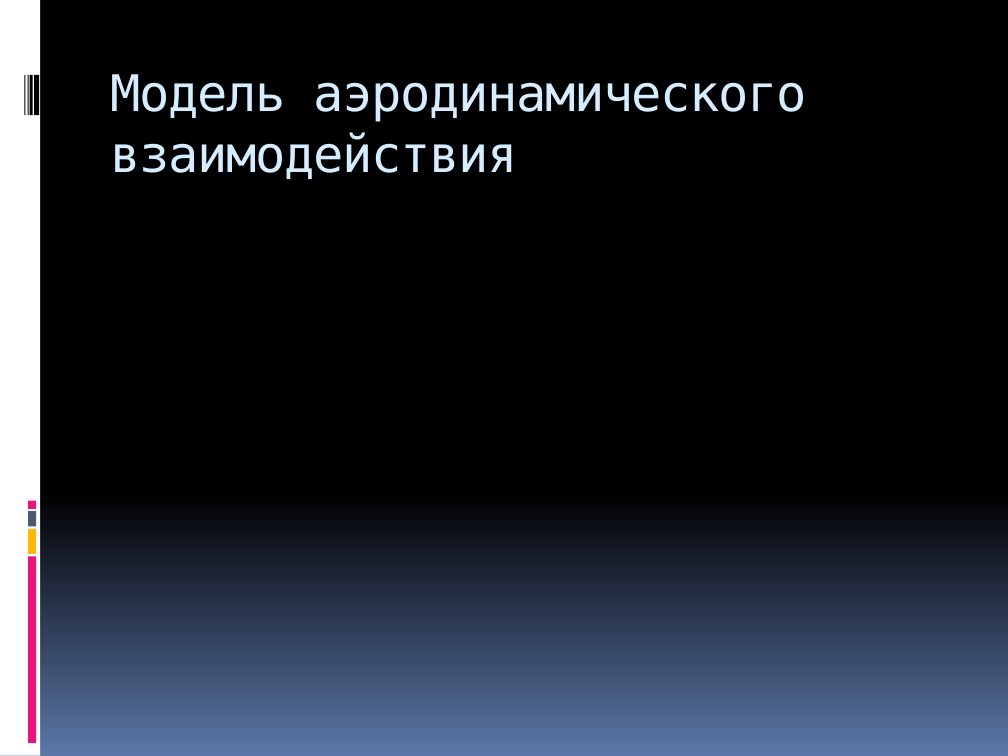
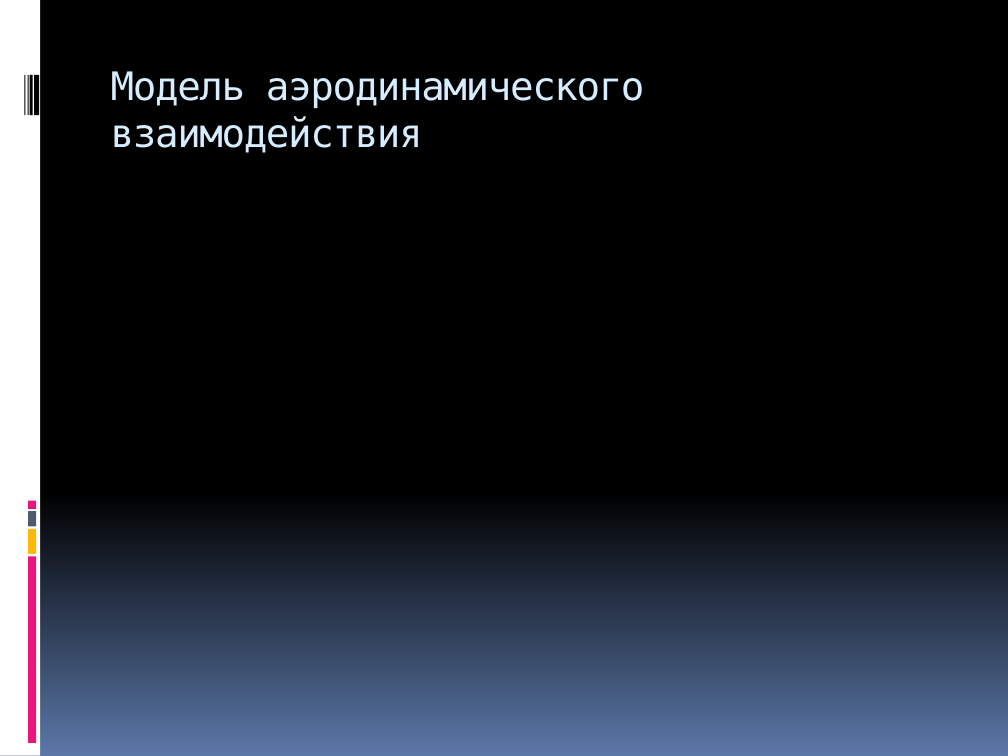
Before and after one commit to Jacobi20/quadro-xds, a slide deck: slide 14 of Docs/Medias2012.pptx (slide 13 before the commit). Drawn at 1008x756 pixels with LibreOffice and Linux fonts; fonts in the diff are those of the drawing. Boxes give left, top, right and bottom in pixels: in the first picture for what was removed or moved away, otherwise in the second. Text is boxed around its words. In the diff, an @@ line names an element or a change of style, - is before the commit and + after.

```diff
--- a/Docs/Medias2012.pptx
+++ b/Docs/Medias2012.pptx
@@ title "Модель аэродинамического взаимодействия" at [111,71,645,153]: size 36 to 28 pt @@
```
Also in this commit, not shown: 2 other slides changed, 6 other files.
